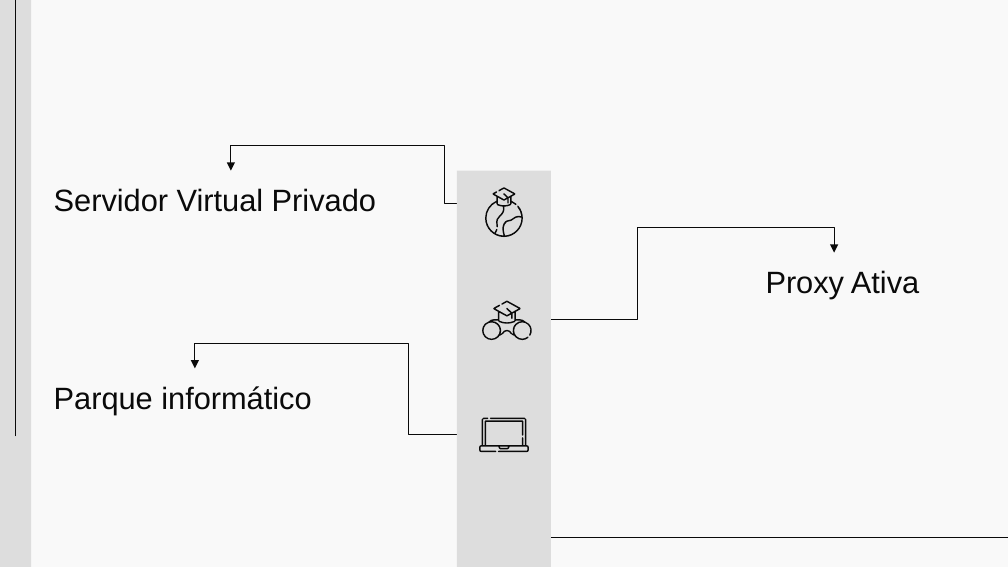
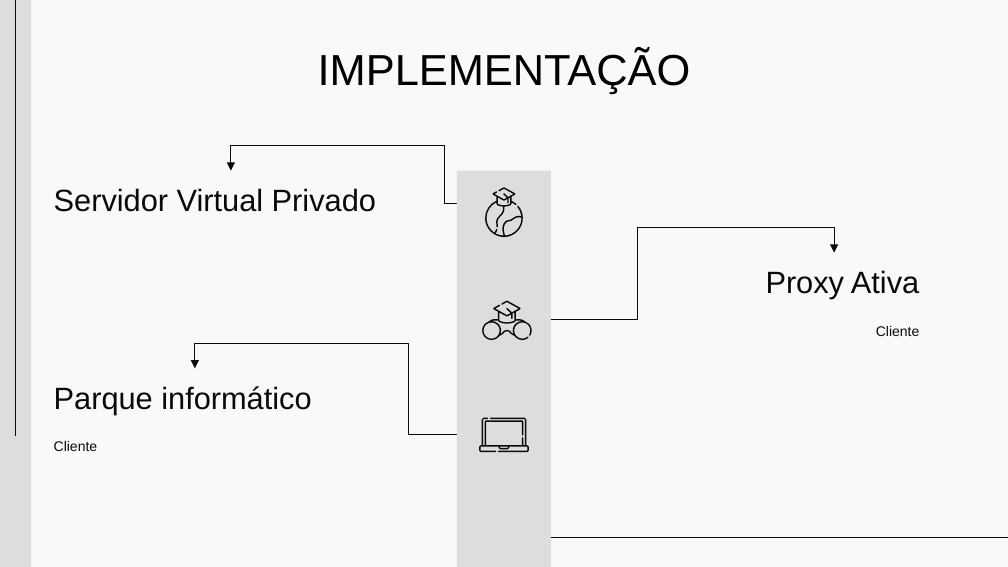
Before and after one commit to dpinto-xbin/zabbix-rtu, a slide deck: slide 7 of Apresentação-Estágio.ppsx. Drawn at 1008x567 pixels with LibreOffice and Linux fonts; fonts in the diff are those of the drawing. Boxes give left, top, right and bottom in pixels: in the first picture for what was removed or moved away, otherwise in the second. Text is boxed around its words. In the diff, an @@ line names an element or a change of style, - is before the commit and + after.

```diff
--- a/Apresentação-Estágio.ppsx
+++ b/Apresentação-Estágio.ppsx
@@ text added at [318,51,691,94], 31 pt, text #000000 @@
+IMPLEMENTAÇÃO
@@ subtitle at [876,326,919,336]: paragraph added @@
+Cliente
@@ subtitle at [54,441,97,451]: paragraph added @@
+Cliente
```
Also in this commit, not shown: 3 other slides changed, 1 slide added.
